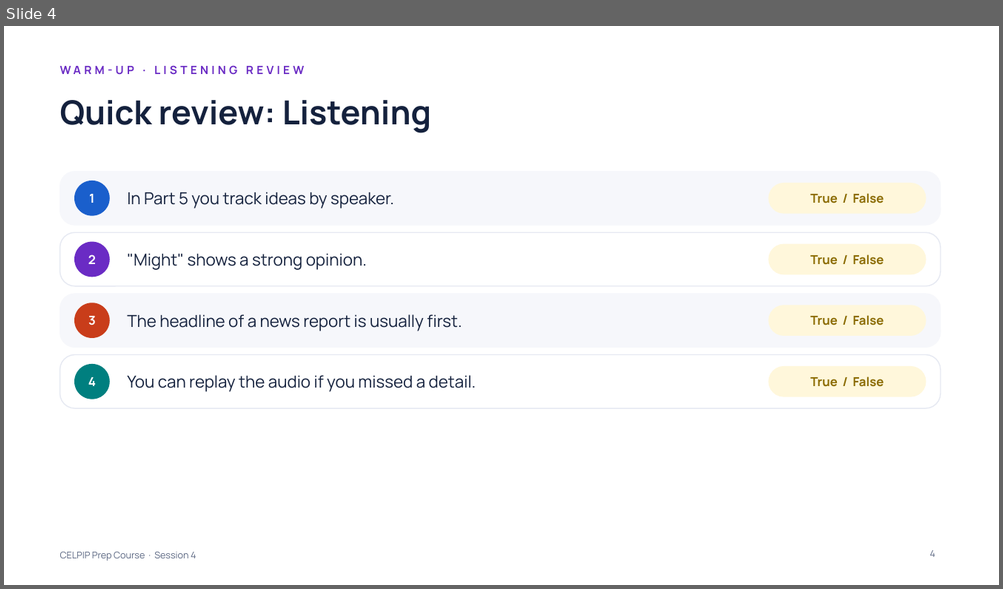
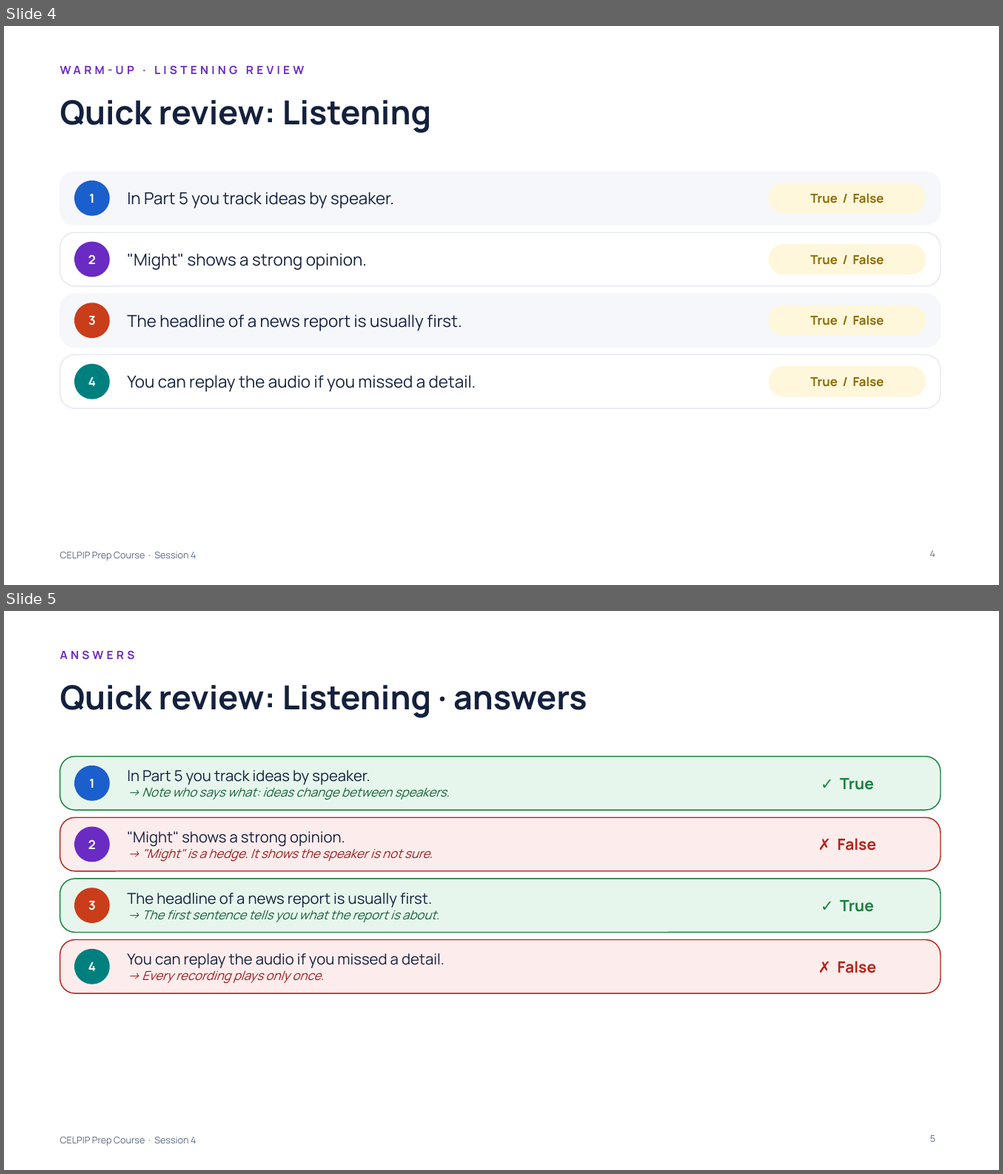
Before and after one commit to learnovateqa/The_English_Academy_CELPIP, a slide deck: decks/session-04.pptx. Shown one above the other, each under a label of ours: slide 4 before the commit, slides 4 and 5 after it. The pictures are 1003x589 and 1003x1174 pixels, drawn with LibreOffice and Linux fonts; fonts in the diff are those of the drawing. Boxes give left, top, right and bottom in pixels: in the first picture for what was removed or moved away, otherwise in the second. Text is boxed around its words. In the diff, an @@ line names an element or a change of style, - is before the commit and + after.

```diff
--- a/decks/session-04.pptx
+++ b/decks/session-04.pptx
@@ slide 5 added at box(4, 611, 999, 1170), background #FFFFFF; not listed: 1 template element that a slide beside it also shows @@
@@ text added at box(60, 650, 135, 660), 11 pt, text #6A2BC4, bold @@
+ANSWERS
@@ title added at box(60, 685, 587, 718), 32 pt, text #14213D, bold @@
+Quick review: Listening · answers
@@ rounded rectangle added at box(60, 757, 940, 810), fill #E6F6EC, outline #17803D 1 pt @@
@@ ellipse added at box(75, 766, 109, 800), fill #1A5FCC, outline #1A5FCC 1 pt @@
@@ text added at box(89, 779, 94, 788), 12 pt, text #FFFFFF, bold @@
+1
@@ text added at box(127, 770, 449, 800), 12 pt, text #17603A, italic @@
+In Part 5 you track ideas by speaker.
+→ Note who says what: ideas change between speakers.
@@ text added at box(839, 778, 874, 790), 15 pt, text #17803D, bold @@
+✓ True
@@ rounded rectangle added at box(60, 817, 940, 871), fill #FDECEC, outline #B42318 1 pt @@
@@ ellipse added at box(75, 827, 109, 862), fill #6A2BC4, outline #6A2BC4 1 pt @@
@@ text added at box(127, 832, 432, 862), 12 pt, text #9B1C1C, italic @@
+"Might" shows a strong opinion.
+→ "Might" is a hedge. It shows the speaker is not sure.
@@ text added at box(88, 840, 96, 849), 12 pt, text #FFFFFF, bold @@
+2
@@ text added at box(837, 838, 876, 851), 15 pt, text #B42318, bold @@
+✗ False
@@ rounded rectangle added at box(60, 879, 940, 933), fill #E6F6EC, outline #17803D 1 pt @@
@@ ellipse added at box(75, 889, 109, 923), fill #C93D1A, outline #C93D1A 1 pt @@
@@ text added at box(127, 893, 439, 923), 12 pt, text #17603A, italic @@
+The headline of a news report is usually first.
+→ The first sentence tells you what the report is about.
@@ text added at box(88, 901, 96, 911), 12 pt, text #FFFFFF, bold @@
+3
@@ text added at box(839, 900, 874, 912), 15 pt, text #17803D, bold @@
+✓ True
@@ rounded rectangle added at box(60, 940, 940, 994), fill #FDECEC, outline #B42318 1 pt @@
@@ ellipse added at box(75, 950, 109, 984), fill #007F7F, outline #007F7F 1 pt @@
@@ text added at box(88, 963, 96, 971), 12 pt, text #FFFFFF, bold @@
+4
@@ text added at box(127, 954, 444, 984), 14.5 pt, text #14213D @@
+You can replay the audio if you missed a detail.
+→ Every recording plays only once.
@@ text added at box(837, 961, 876, 974), 15 pt, text #B42318, bold @@
+✗ False
@@ page number added at box(930, 1136, 935, 1142), 9 pt, text #5B6782 @@
+5
```
Also in this commit, not shown: 10 slides changed, 2 other slides added, 2 other files.
